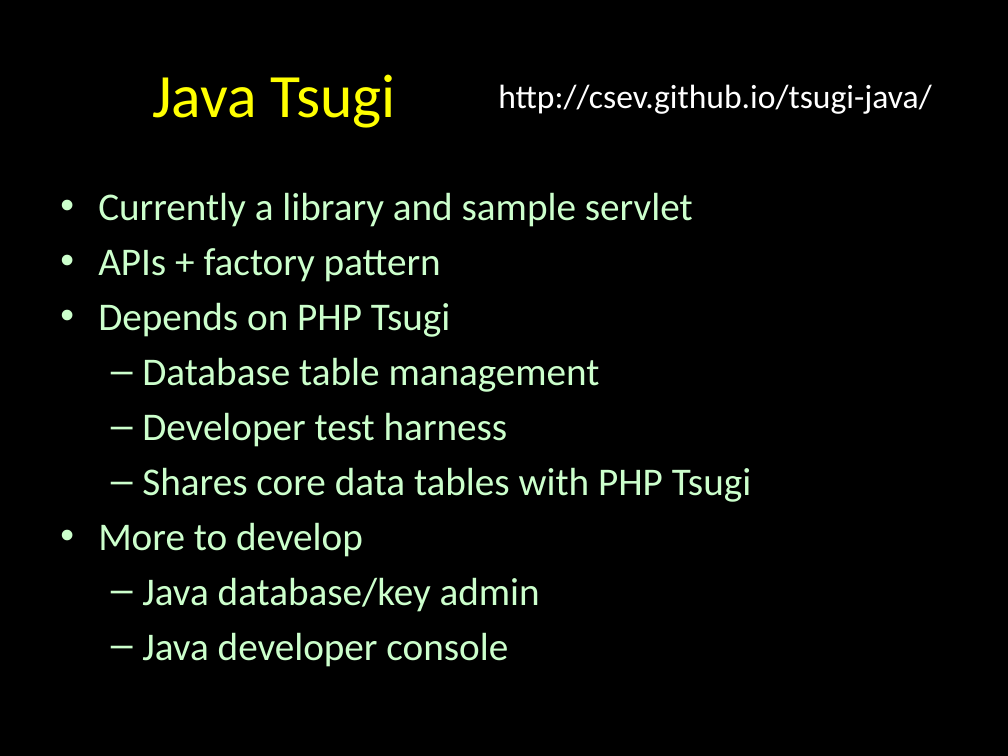
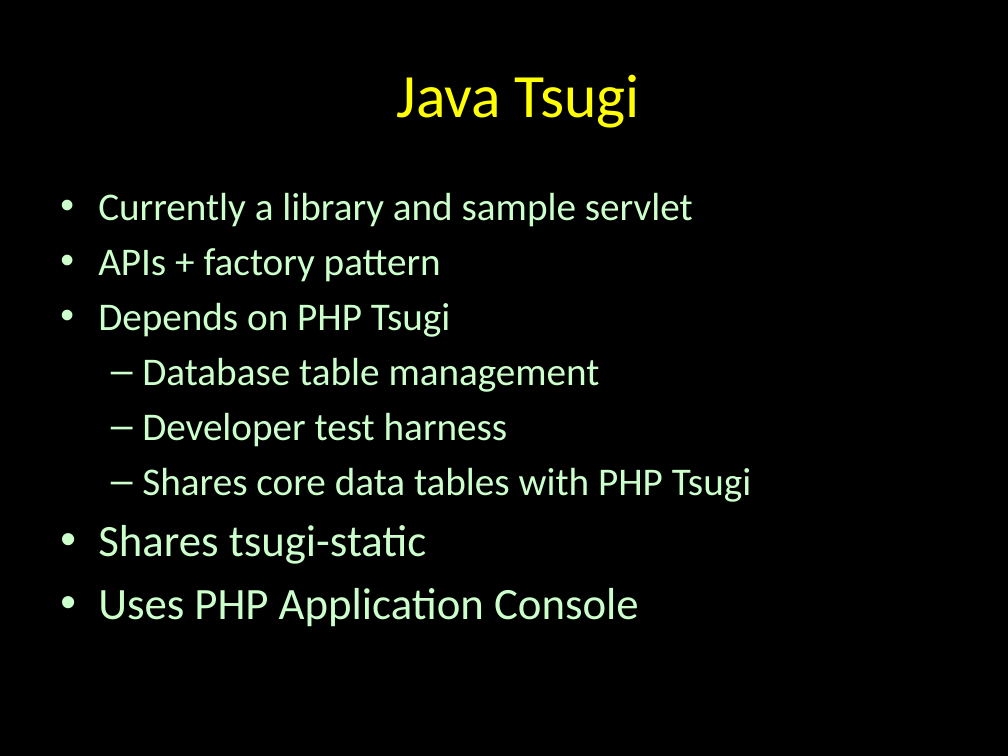
Before and after one commit to csev/tsugi-web, a slide deck: slide 13 of docs/lectures/00-Mini.pptx (slide 9 before the commit). Drawn at 1008x756 pixels with LibreOffice and Linux fonts; fonts in the diff are those of the drawing. Boxes give left, top, right and bottom in pixels: in the first picture for what was removed or moved away, otherwise in the second. Text is boxed around its words. In the diff, an @@ line names an element or a change of style, - is before the commit and + after.

```diff
--- a/docs/lectures/00-Mini.pptx
+++ b/docs/lectures/00-Mini.pptx
@@ title "Java Tsugi": place and size @@
-title "Java Tsugi" at bbox=[152, 74, 396, 128]
+title "Java Tsugi" at bbox=[397, 74, 640, 128]
@@ text removed at bbox=[498, 84, 931, 114] @@
-http://csev.github.io/tsugi-java/
@@ text at bbox=[98, 525, 639, 627]: text changed; size 28 to 32 pt @@
-• More to develop
-  – Java database/key admin
-  – Java developer console
+• Shares tsugi-static
+• Uses PHP Application Console
```
Also in this commit, not shown: 2 other slides changed, 10 slides added, 1 slide removed, 2 other files.
